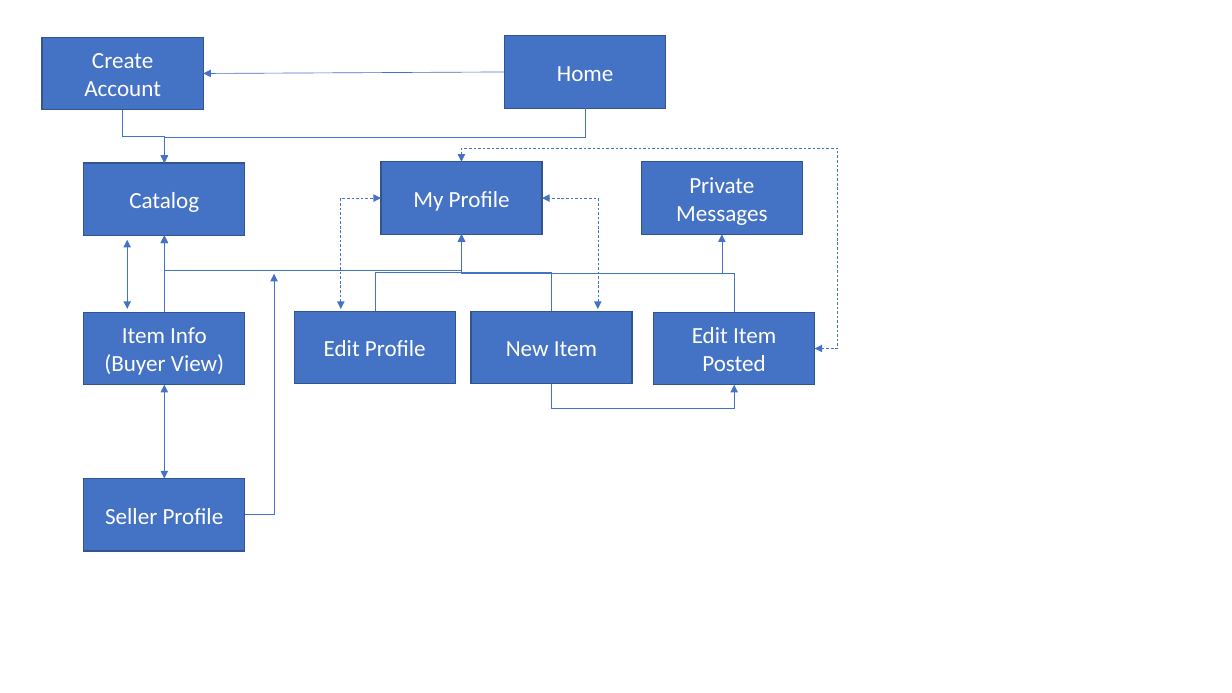
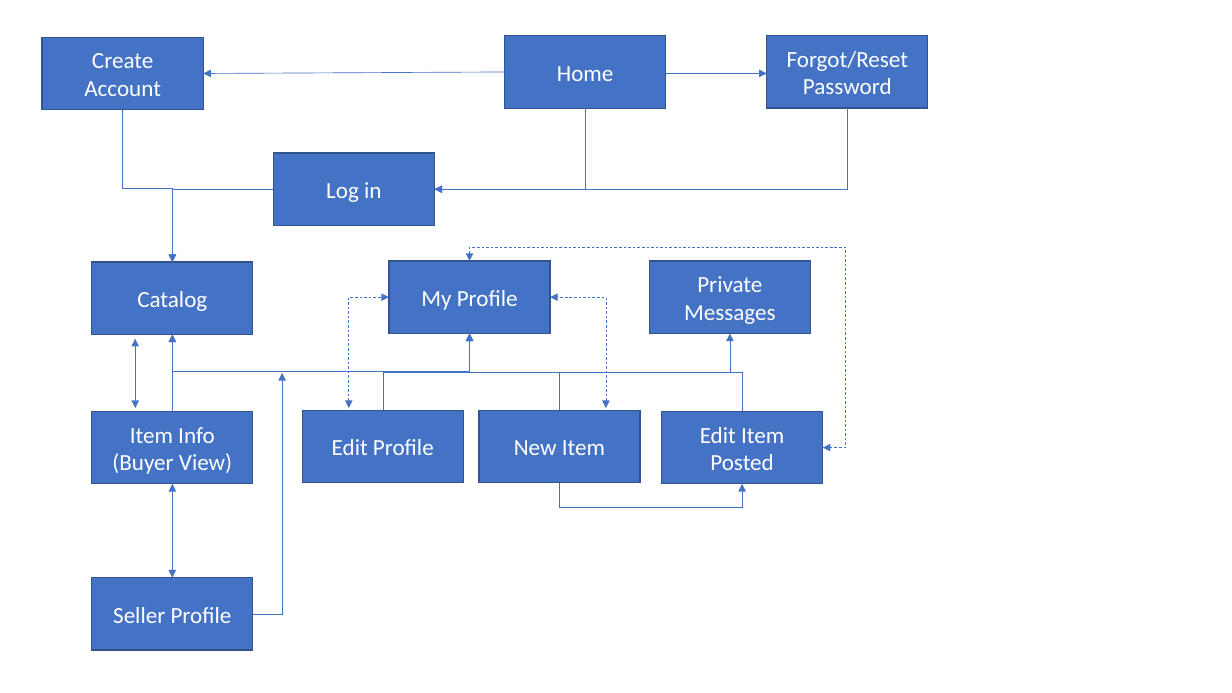
Before and after one commit to byllynho/SellBackMart, a slide deck: slide 1 of docs/sitemap/Sitemap.pptx. Drawn at 1232x693 pixels with LibreOffice and Linux fonts; fonts in the diff are those of the drawing. Boxes give left, top, right and bottom in pixels: in the first picture for what was removed or moved away, otherwise in the second. Text is boxed around its words. In the diff, an @@ line names an element or a change of style, - is before the commit and + after.

```diff
--- a/docs/sitemap/Sitemap.pptx
+++ b/docs/sitemap/Sitemap.pptx
@@ rectangle added at [767,35,928,107], fill #4472C4, outline #325491 1 pt, 18 pt, text #FFFFFF @@
+Forgot/Reset Password
@@ elbow arrow added from (666, 74) to (767, 74), #4472C4 0.5 pt @@
@@ elbow arrow moved from (123, 110) - (165, 163) to (123, 110) - (173, 262) @@
@@ elbow arrow added from (585, 108) to (434, 189), #4472C4 0.5 pt @@
@@ elbow arrow added from (848, 108) to (434, 189), #4472C4 0.5 pt @@
@@ rectangle added at [274,153,434,226], fill #4472C4, outline #325491 1 pt, 18 pt, text #FFFFFF @@
+Log in
@@ elbow arrow moved from (585, 108) - (165, 163) to (274, 189) - (173, 262) @@
@@ 3 rectangles, 2 elbow double arrows: place and size @@
-3 rectangles, 2 elbow double arrows at [84,163,598,551]
+3 rectangles, 2 elbow double arrows at [91,262,606,650]
@@ 6 elbow arrows, 5 rectangles, 4 elbow double arrows, 1 elbow line: place and size @@
-6 elbow arrows, 5 rectangles, 4 elbow double arrows, 1 elbow line at [165,148,838,515]
+6 elbow arrows, 5 rectangles, 4 elbow double arrows, 1 elbow line at [173,248,846,614]
```
Also in this commit, not shown: 4 other files.
